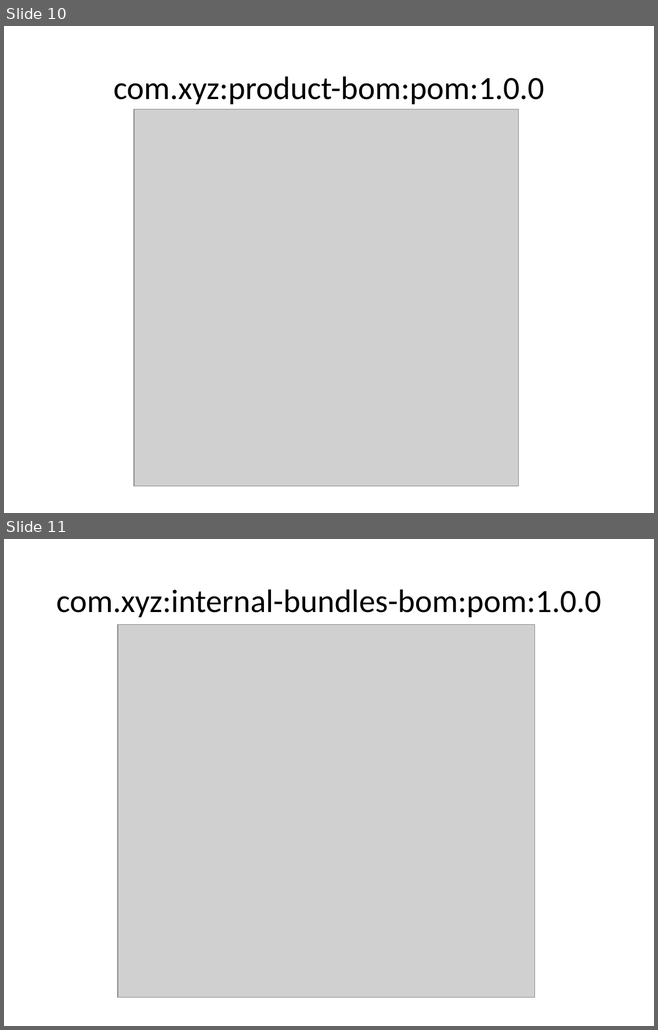
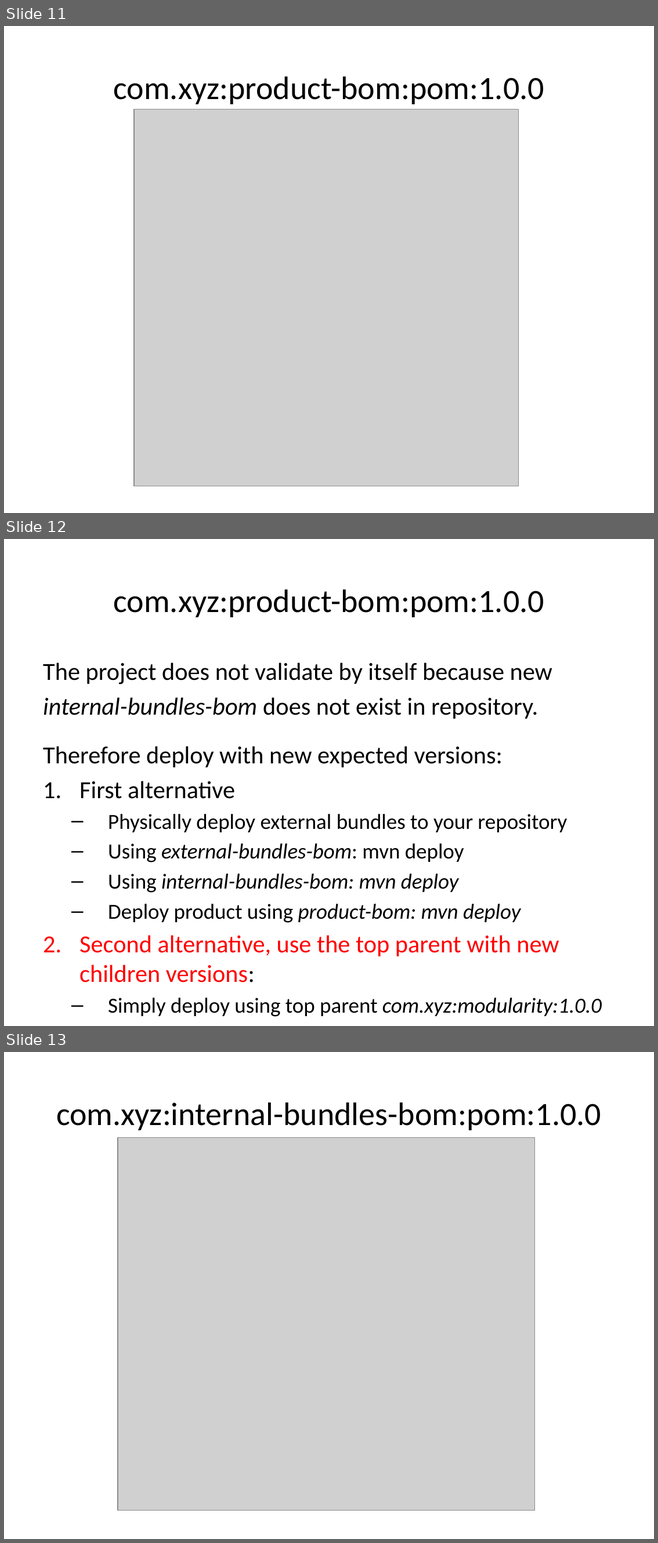
Before and after one commit to jonasalfthan/maven, a slide deck: architecture/modularity/modularity.pptx. Shown one above the other, each under a label of ours: slides 10 and 11 before the commit, slides 11, 12 and 13 after it. The pictures are 658x1030 and 658x1543 pixels, drawn with LibreOffice and Linux fonts; fonts in the diff are those of the drawing; grey boxes stand for pictures. Boxes give left, top, right and bottom in pixels: in the first picture for what was removed or moved away, otherwise in the second. Text is boxed around its words. In the diff, an @@ line names an element or a change of style, - is before the commit and + after.

```diff
--- a/architecture/modularity/modularity.pptx
+++ b/architecture/modularity/modularity.pptx
@@ slide 12 added at bbox=[4, 539, 654, 1026], background #FFFFFF @@
@@ title added at bbox=[114, 589, 544, 617], 36 pt, text #000000 @@
+com.xyz:product-bom:pom:1.0.0
@@ text added at bbox=[43, 663, 601, 1017], 23.8 pt, text #000000 @@
+The project does not validate by itself because new
+internal-bundles-bom does not exist in repository.
+Therefore deploy with new expected versions:
+1. First alternative
+  – Physically deploy external bundles to your repository
+  – Using external-bundles-bom: mvn deploy
+  – Using internal-bundles-bom: mvn deploy
+  – Deploy product using product-bom: mvn deploy
+2. Second alternative, use the top parent with new children versions:
+  – Simply deploy using top parent com.xyz:modularity:1.0.0
@@ what was slide 10 is now slide 11 @@
@@ what was slide 11 is now slide 13 @@
```
Also in this commit, not shown: 3 slides changed, 5 other slides added, 19 other files.
